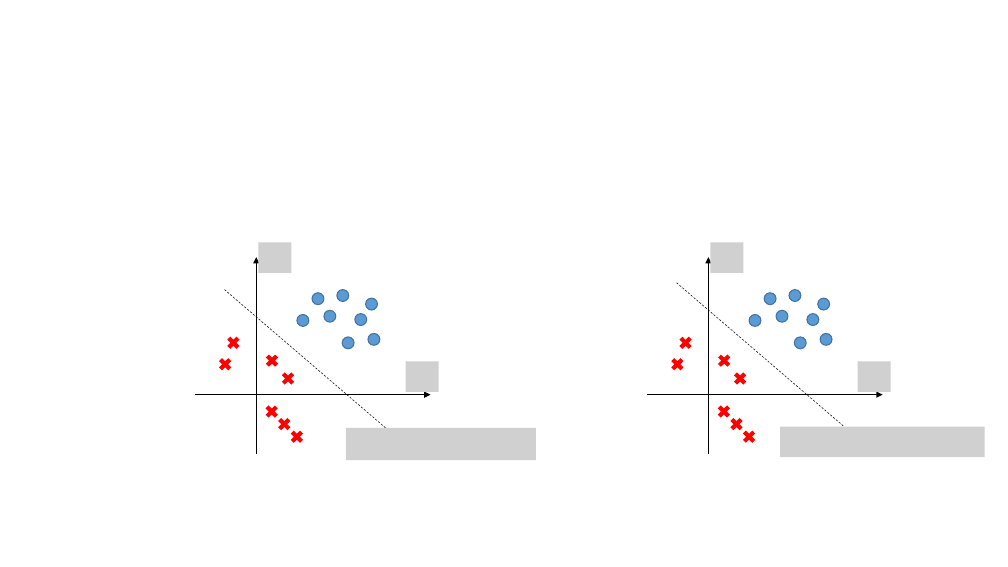
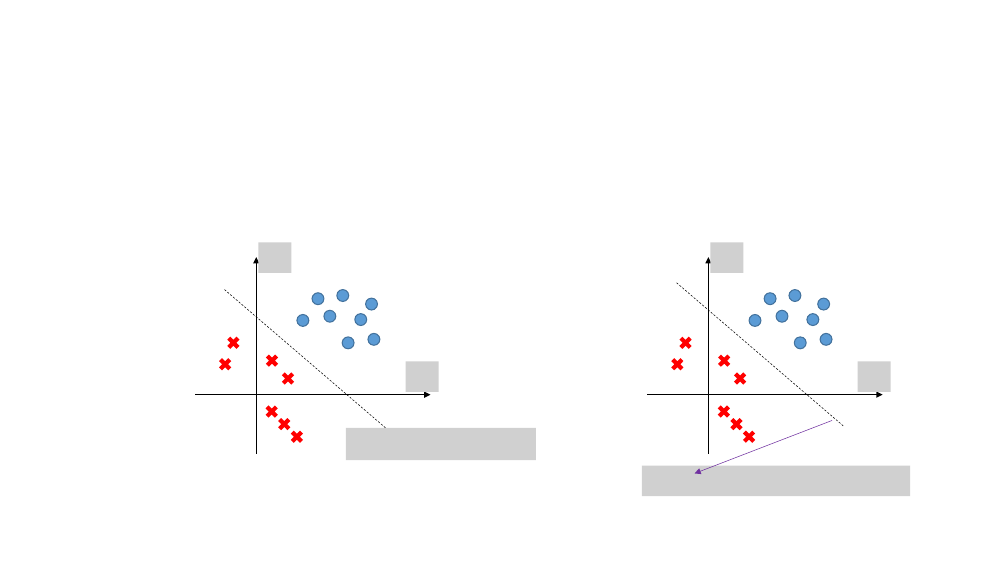
Before and after one commit to zz4fap/t320_aprendizado_de_maquina, a slide deck: slide 29 of slides/T320_Redes_Neurais_Artificiais (Parte I).pptx (slide 30 before the commit). Drawn at 1008x567 pixels with LibreOffice and Linux fonts; fonts in the diff are those of the drawing; grey boxes stand for pictures. Boxes give left, top, right and bottom in pixels: in the first picture for what was removed or moved away, otherwise in the second. Text is boxed around its words. In the diff, an @@ line names an element or a change of style, - is before the commit and + after.

```diff
--- a/slides/T320_Redes_Neurais_Artificiais (Parte I).pptx
+++ b/slides/T320_Redes_Neurais_Artificiais (Parte I).pptx
@@ arrow added from (833, 420) to (695, 473), #7030A0 0.5 pt @@
@@ picture removed at <box>780,426,985,457</box> @@
@@ picture added at <box>642,466,910,496</box> @@
```
Also in this commit, not shown: 3 other slides changed, 1 slide removed, 8 other files.
